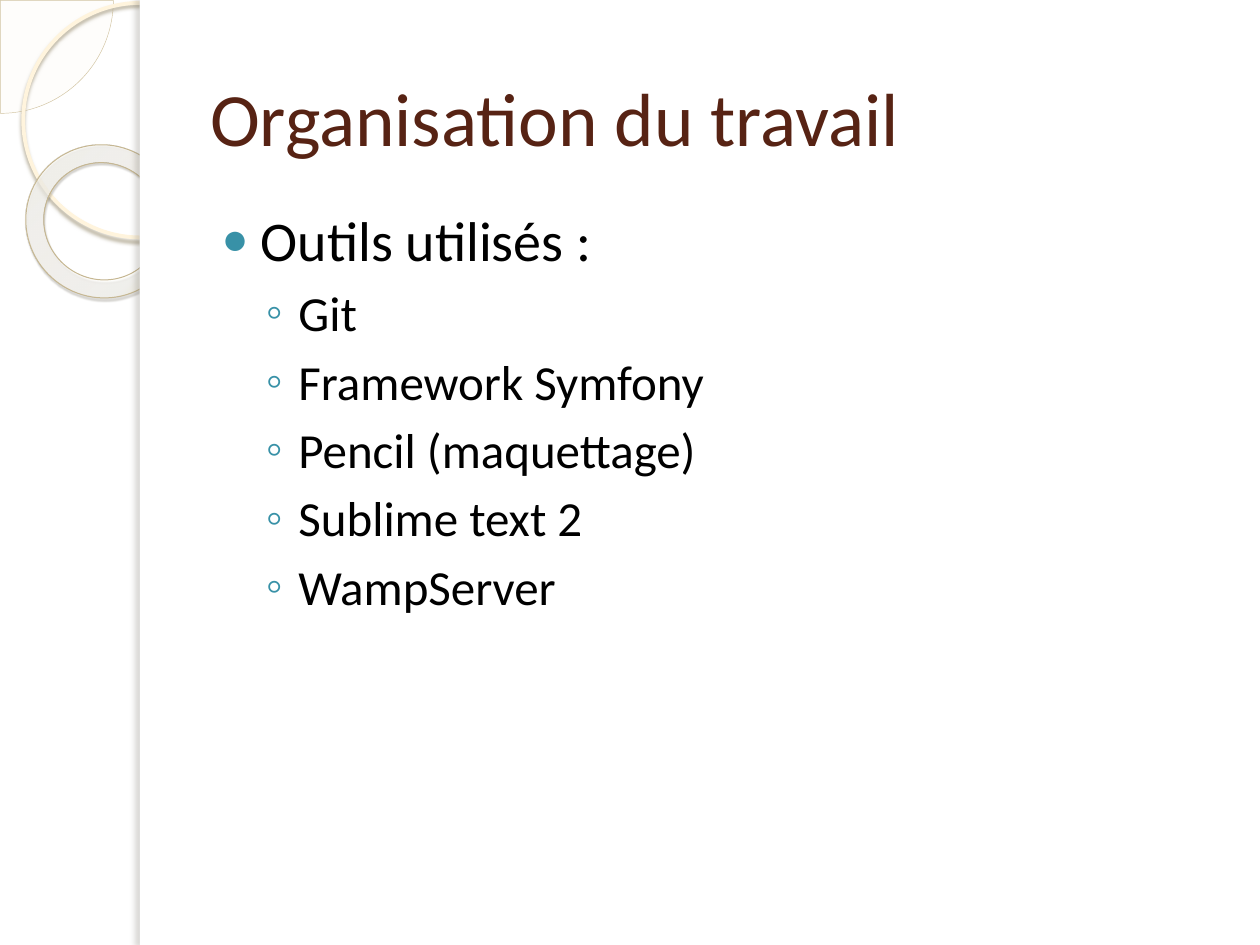
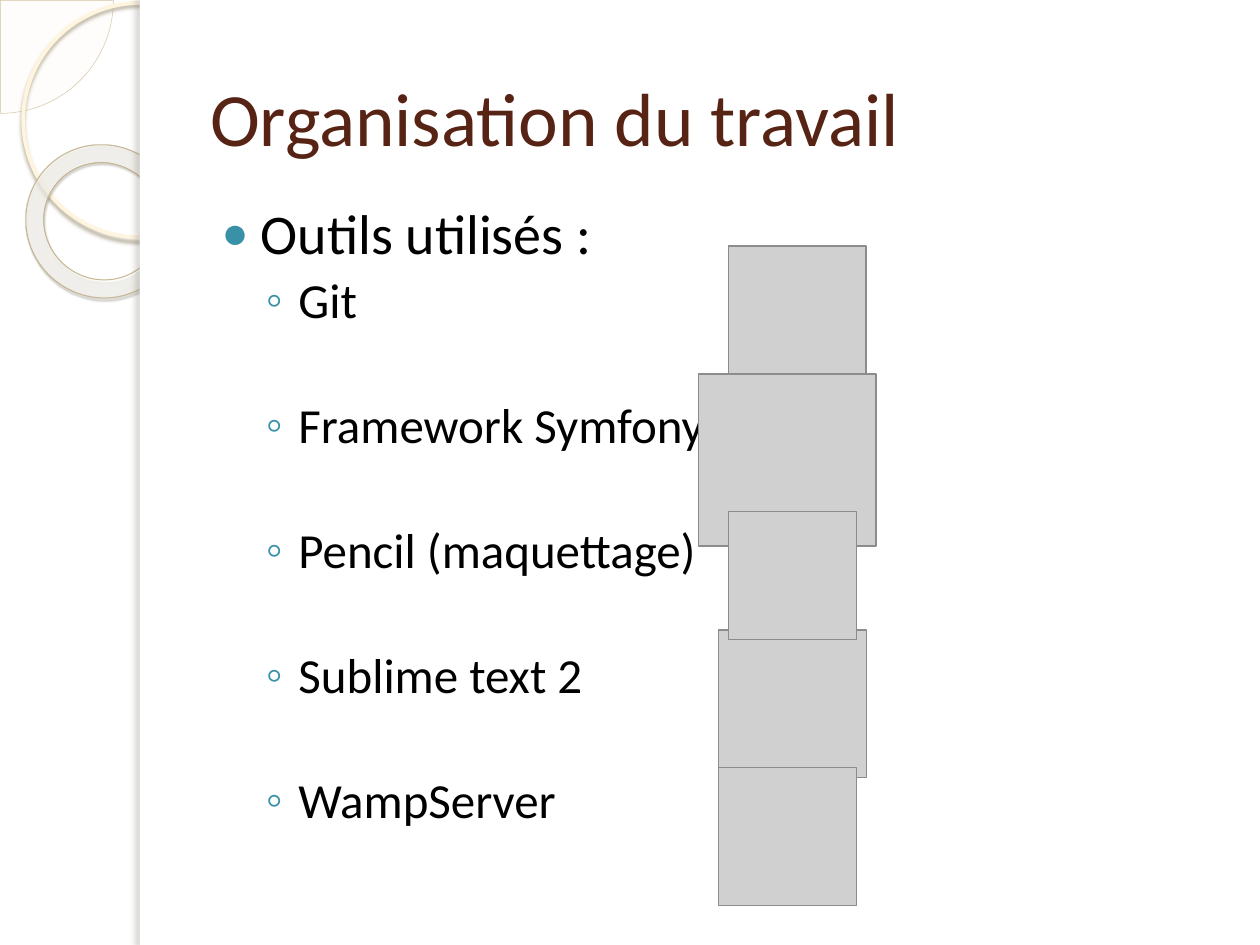
Before and after one commit to Jonathan7295/ProjetGrandPlan, a slide deck: slide 14 of Présenation/Presentation.pptx (slide 8 before the commit). Drawn at 1260x945 pixels with LibreOffice and Linux fonts; fonts in the diff are those of the drawing; grey boxes stand for pictures; background and template pictures are left out. Boxes give left, top, right and bottom in pixels: in the first picture for what was removed or moved away, otherwise in the second. Text is boxed around its words. In the diff, an @@ line names an element or a change of style, - is before the commit and + after.

```diff
--- a/Présenation/Presentation.pptx
+++ b/Présenation/Presentation.pptx
@@ text "Outils utilisés :" at [261, 215, 703, 826]: line spacing 1 to 0.9 @@
@@ picture added at [728, 246, 866, 383] @@
@@ picture added at [699, 374, 877, 546] @@
@@ picture added at [728, 512, 857, 640] @@
@@ picture added at [718, 630, 866, 777] @@
@@ picture added at [718, 767, 856, 905] @@
```
Also in this commit, not shown: 6 other slides changed, 11 slides added, 2 slides removed.
